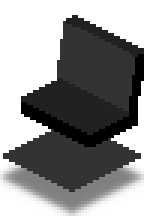
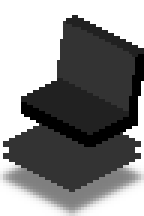
Before/after of a w=144, h=216 layered artwork. What changed in the layer stack:
added layer "Base copy" above "Base" over [3, 123, 141, 150]
